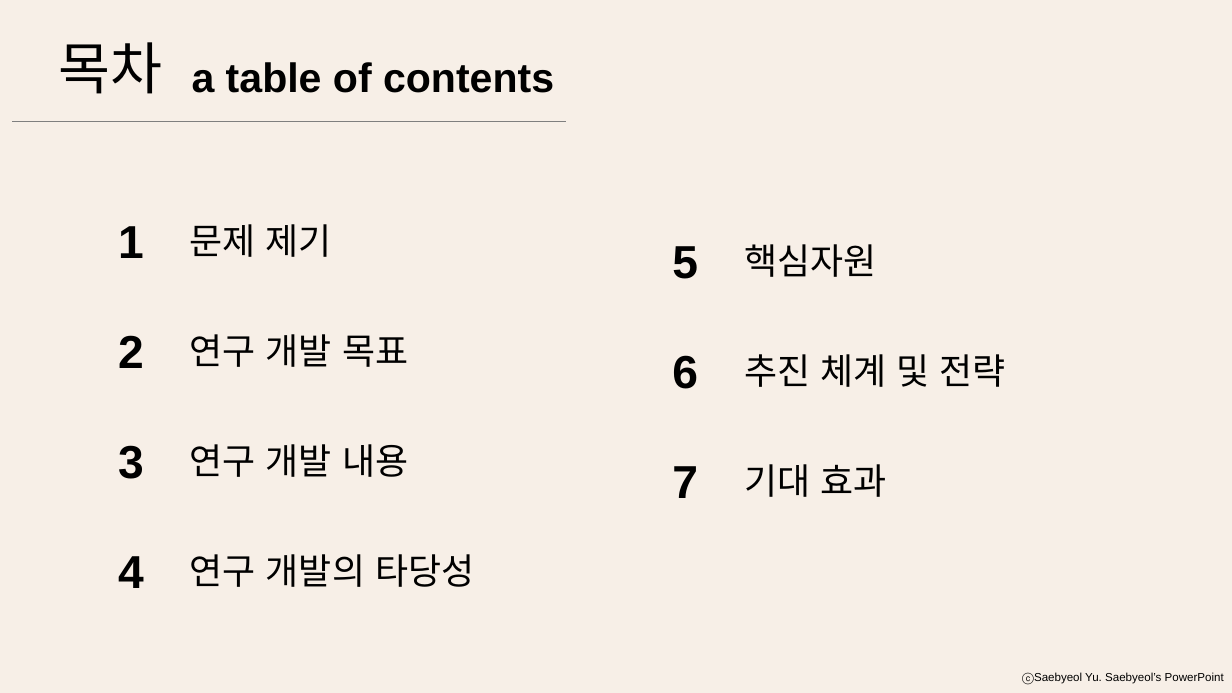
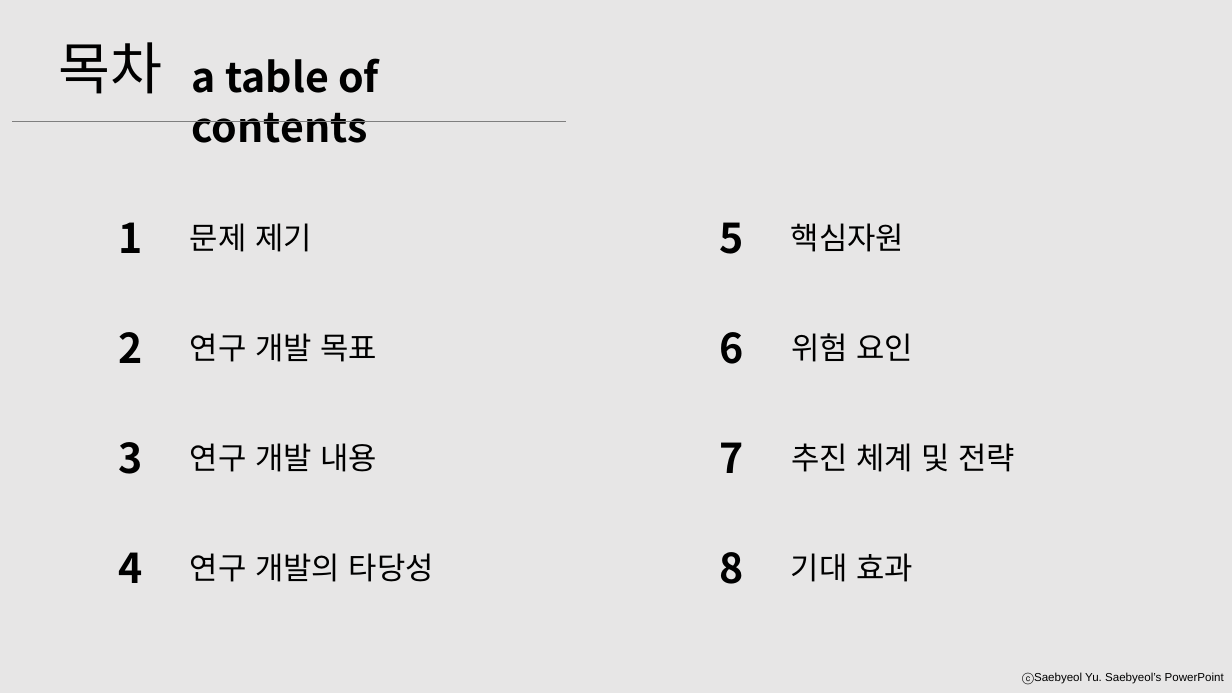
Before and after one commit to sowon-choi/alarm-with-gps, a slide deck: slide 2 of 2021-1 소프 일석삼조.pptx. Drawn at 1232x693 pixels with LibreOffice and Linux fonts; fonts in the diff are those of the drawing. Boxes give left, top, right and bottom in pixels: in the first picture for what was removed or moved away, otherwise in the second. Text is boxed around its words. In the diff, an @@ line names an element or a change of style, - is before the commit and + after.

```diff
--- a/2021-1 소프 일석삼조.pptx
+++ b/2021-1 소프 일석삼조.pptx
@@ background #F7EFE7 to #E7E6E6 @@
@@ text "목차" at <box>59,42,163,94</box>: font Arial to Noto Sans CJK KR @@
@@ text "a table of contents" at <box>192,58,379,143</box>: font Arial to Noto Sans CJK KR @@
@@ text "5": place and size @@
-text "5" at <box>672,246,698,279</box>
+text "5" at <box>719,222,743,254</box>
@@ text "핵심자원": place and size @@
-text "핵심자원" at <box>744,244,876,277</box>
+text "핵심자원" at <box>791,223,904,252</box>
@@ text "6": place and size @@
-text "6" at <box>672,355,698,389</box>
+text "6" at <box>719,332,743,364</box>
@@ text added at <box>791,333,913,362</box>, 24 pt, text #000000 @@
+위험 요인
@@ size 36 to 32 pt, font Arial to Noto Sans CJK KR in 7 elements at <box>118,222,142,253</box>, <box>118,332,142,363</box>, <box>118,442,142,474</box>, <box>118,552,142,583</box>, <box>719,222,743,254</box>, <box>719,332,743,364</box>, <box>719,442,743,473</box> @@
@@ text "7": place and size @@
-text "7" at <box>672,466,698,498</box>
+text "7" at <box>719,442,743,473</box>
@@ text "추진 체계 및 전략": place and size @@
-text "추진 체계 및 전략" at <box>744,354,1005,387</box>
+text "추진 체계 및 전략" at <box>791,443,1016,472</box>
@@ text added at <box>719,552,743,584</box>, 32 pt, text #000000, bold @@
+8
@@ size 28 to 24 pt, font Arial to Noto Sans CJK KR in 7 elements at <box>190,553,434,582</box>, <box>190,223,312,252</box>, <box>190,333,378,362</box>, <box>190,443,378,472</box>, <box>791,223,904,252</box>, <box>791,443,1016,472</box>, <box>791,553,913,582</box> @@
@@ text "기대 효과": place and size @@
-text "기대 효과" at <box>744,464,886,497</box>
+text "기대 효과" at <box>791,553,913,582</box>
```
Also in this commit, not shown: 8 other slides changed, 1 slide added.
